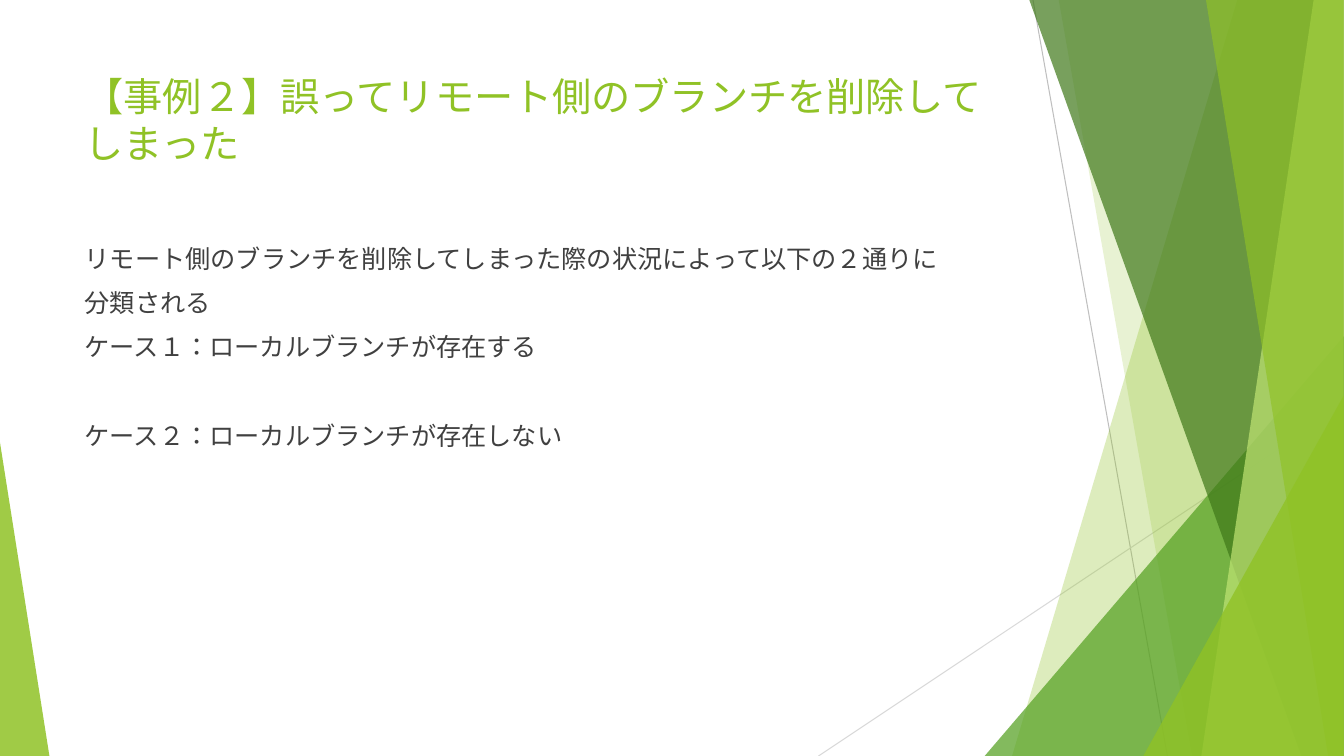
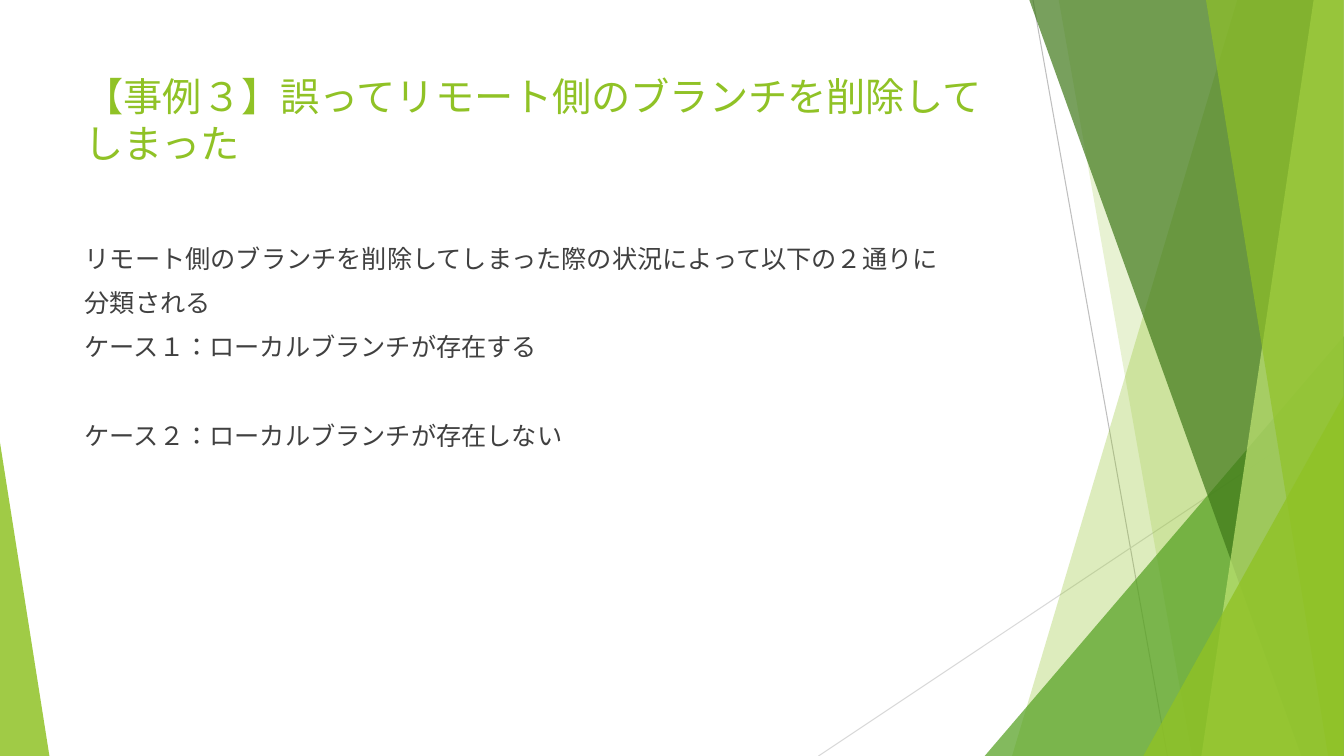
Before and after one commit to yusuke8655/git-trouble-shooting, a slide deck: slide 12 of Gitトラブルシューティング.pptx (slide 11 before the commit). Drawn at 1344x756 pixels with LibreOffice and Linux fonts; fonts in the diff are those of the drawing. Boxes give left, top, right and bottom in pixels: in the first picture for what was removed or moved away, otherwise in the second. Text is boxed around its words. In the diff, an @@ line names an element or a change of style, - is before the commit and + after.

Commit message:
事例４まで作成

```diff
--- a/Gitトラブルシューティング.pptx
+++ b/Gitトラブルシューティング.pptx
@@ title at <box>85,77,982,160</box>: text changed @@
-【事例２】誤ってリモート側のブランチを削除してしまった
+【事例３】誤ってリモート側のブランチを削除してしまった
```
Also in this commit, not shown: 6 other slides changed, 6 slides added.
